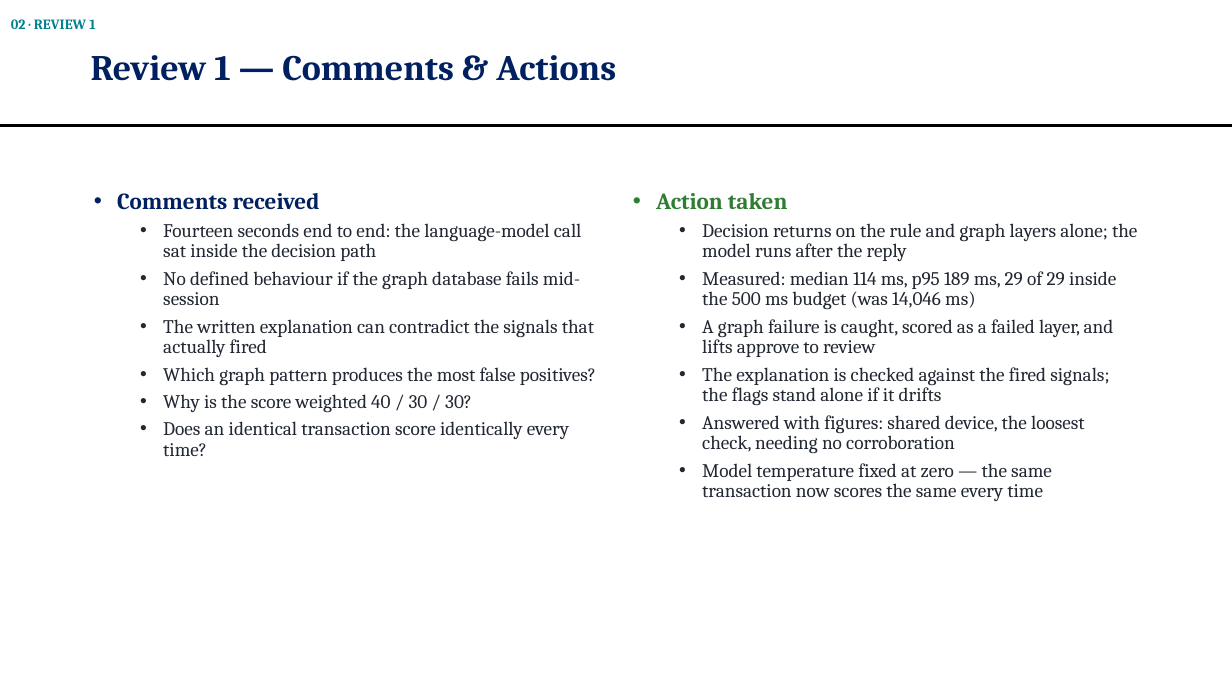
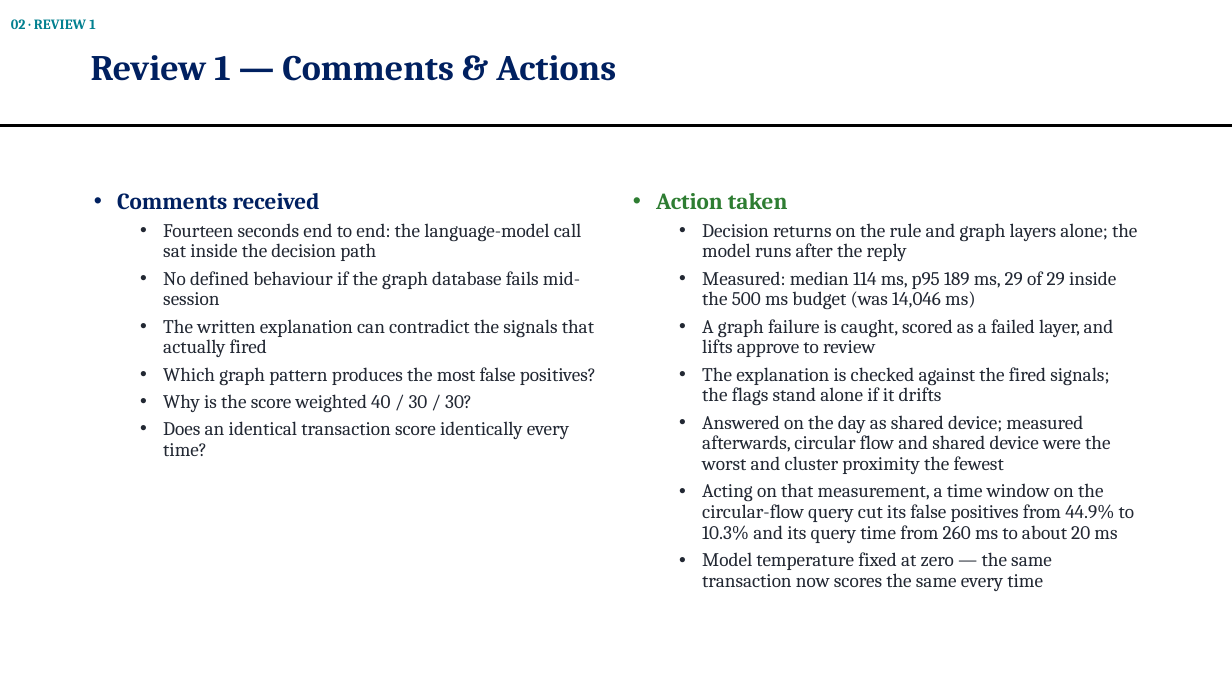
Before and after one commit to OMJOSHI15/indus11, a slide deck: slide 4 of docs/Indus11-Final-Review.pptx. Drawn at 1232x693 pixels with LibreOffice and Linux fonts; fonts in the diff are those of the drawing. Boxes give left, top, right and bottom in pixels: in the first picture for what was removed or moved away, otherwise in the second. Text is boxed around its words. In the diff, an @@ line names an element or a change of style, - is before the commit and + after.

```diff
--- a/docs/Indus11-Final-Review.pptx
+++ b/docs/Indus11-Final-Review.pptx
@@ text at box(702, 415, 1134, 543): text changed @@
-  • Answered with figures: shared device, the loosest check, needing no corroboration
+  • Answered on the day as shared device; measured afterwards, circular flow and shared device were the worst and cluster proximity the fewest
+  • Acting on that measurement, a time window on the circular-flow query cut its false positives from 44.9% to 10.3% and its query time from 260 ms to about 20 ms
```
Also in this commit, not shown: 1 other file.
